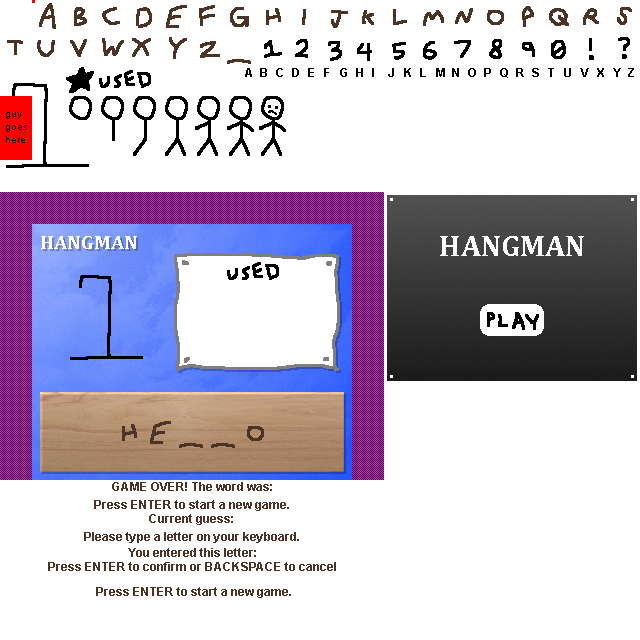
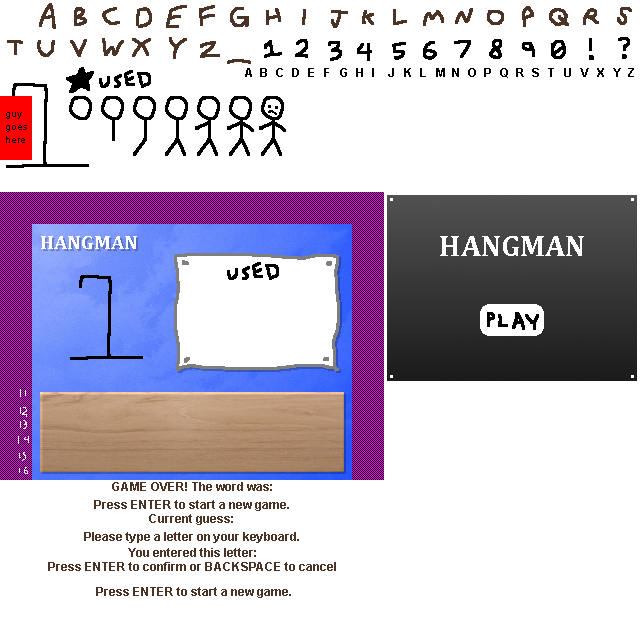
The second 640×640 image is a revision of the first. Changes to its layers:
hid "Layer #10" over (122, 421, 264, 448)
painted on "Layer" over (18, 0, 35, 474)
